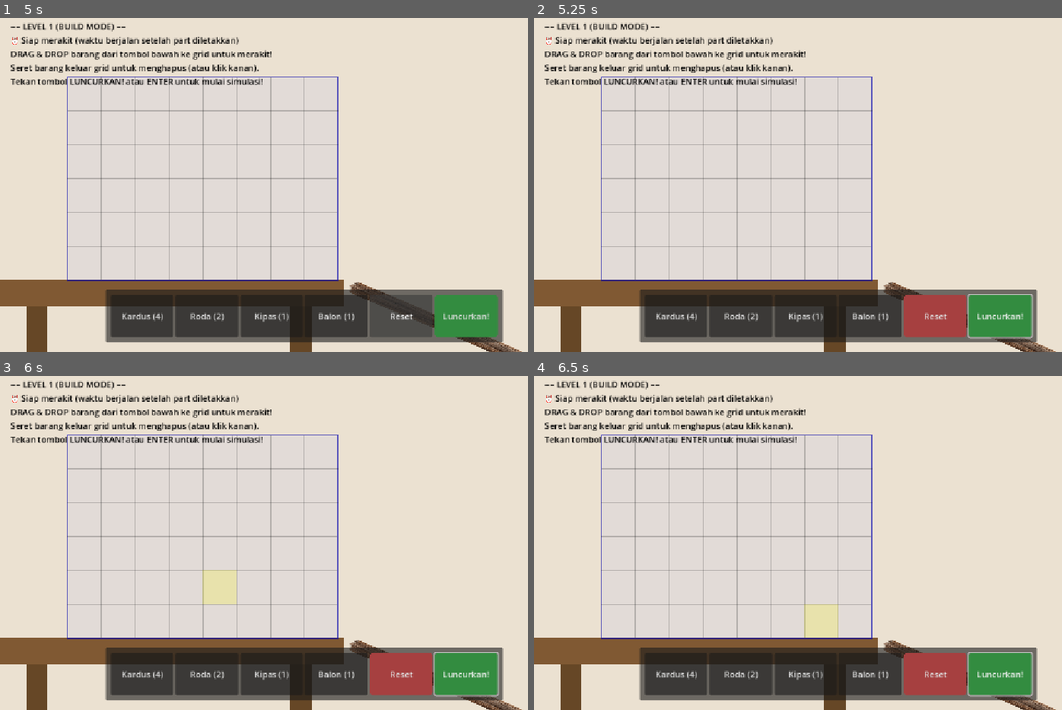
Above: before the commit, frames 1-4 (two rows, left to right).
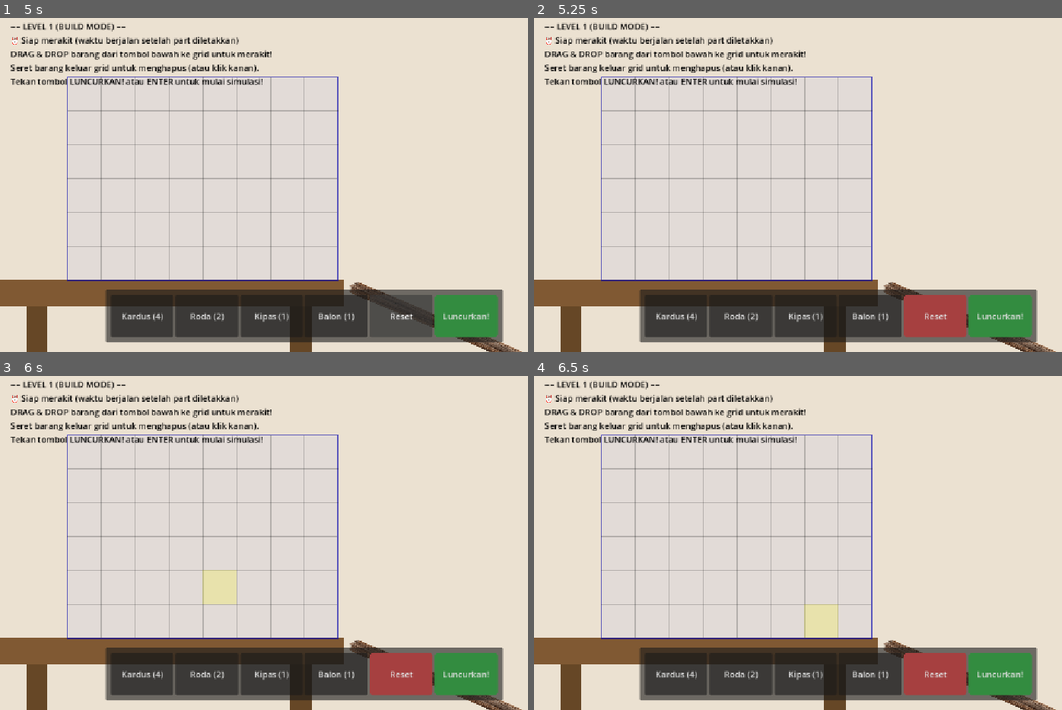
Above: after the commit, the same moments.

Repository: Akabim/gameseed
Game: Godot game, scene res://scenes/Build.tscn
Same seed, same stepped clock (60 frames per second), same inputs: the game is played once before the commit and once after it.
Inputs (mouse positions are in pixels of both pictures, inside the frame that each line leads up to):
- Up to frame 1 (5 s): click "Kardus (4)" at 0.5 s; click "Roda (2)" at 1.25 s; click "Kipas (1)" at 2 s; click "Balon (1)" at 2.75 s; click "Luncurkan!" at 3.5 s; click "Reset" at 4.25 s
- Up to frame 2 (5.25 s): move the mouse to (972, 164) at 5.02 s; hold Right (ui_right) from 5.03 s (still down); tap R at 5.1 s; click (972, 164) at 5.17 s
- Up to frame 3 (6 s): tap Up (ui_up) at 5.27 s; release Right (ui_right) at 5.75 s; tap Enter (ui_accept) at 5.75 s; drag from (184, 556) to (274, 606) at 5.77 s
- Up to frame 4 (6.5 s): no input

Frame 1 is identical in both runs. In frame 2, 0.2% of the frame differs, in the area x 82-95%, y 82-97%; in frame 3, 0.2%; in frame 4, 0.2%.

Commit message:
fix: allow dragging and dropping placed parts to move them between grid cells

Diff:
--- a/scenes/Build.tscn
+++ b/scenes/Build.tscn
@@ -28,6 +28,7 @@
 offset_top = -200.0
 offset_right = 5000.0
 offset_bottom = 1000.0
+mouse_filter = 2
 color = Color(0.92, 0.88, 0.82, 1)
 
 [node name="Baseboard" type="ColorRect" parent="Background" unique_id=1133987642]
--- a/scripts/build.gd
+++ b/scripts/build.gd
@@ -234,7 +234,7 @@
 func _is_in_build_area(pos: Vector2i) -> bool:
 	return pos.x >= BUILD_AREA_START.x and pos.x < BUILD_AREA_START.x + BUILD_AREA_SIZE.x and pos.y >= BUILD_AREA_START.y and pos.y < BUILD_AREA_START.y + BUILD_AREA_SIZE.y
 
-func _unhandled_input(event):
+func _input(event):
 	if event is InputEventKey and event.pressed:
 		if is_playing and event.keycode == KEY_R:
 			_stop_simulation()
Not shown, added: scripts/reward.gd.uid
